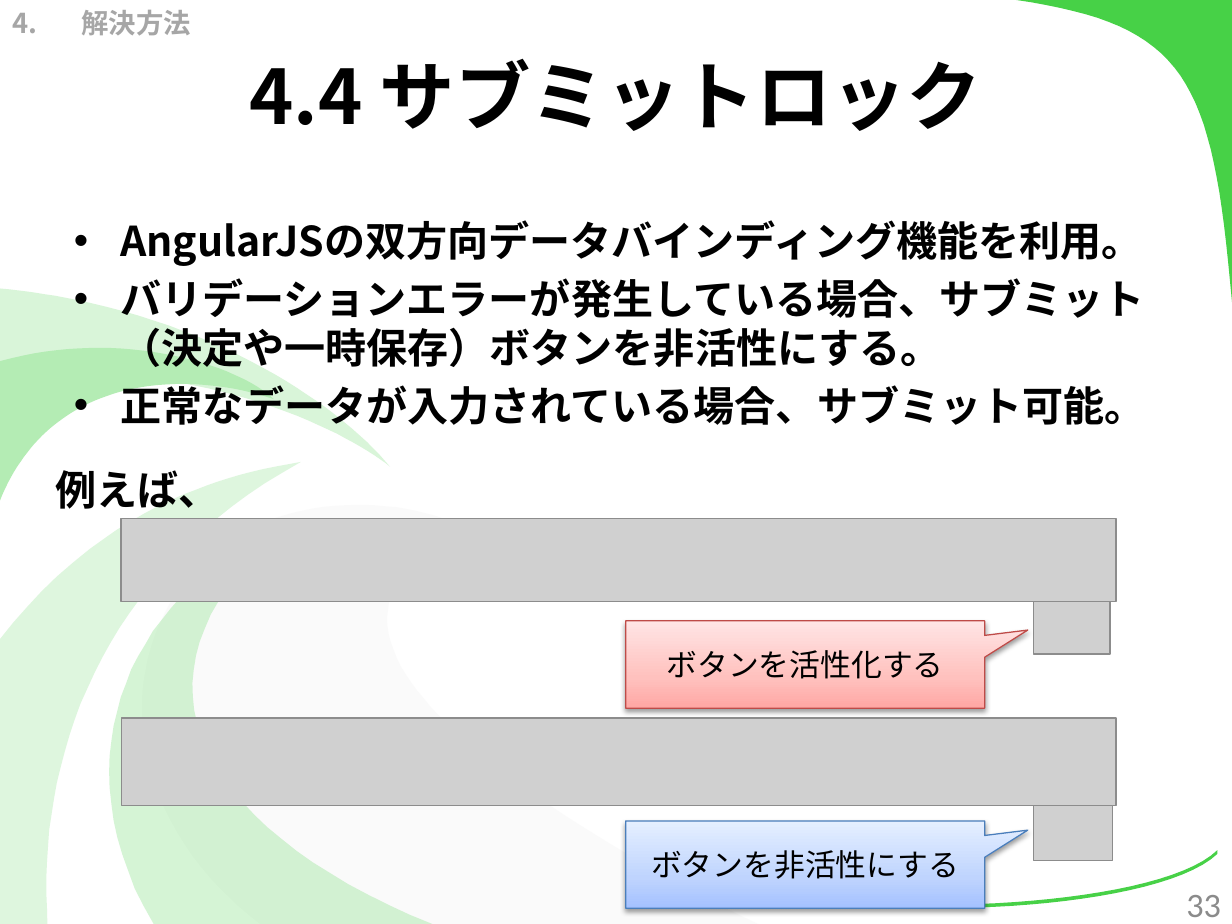
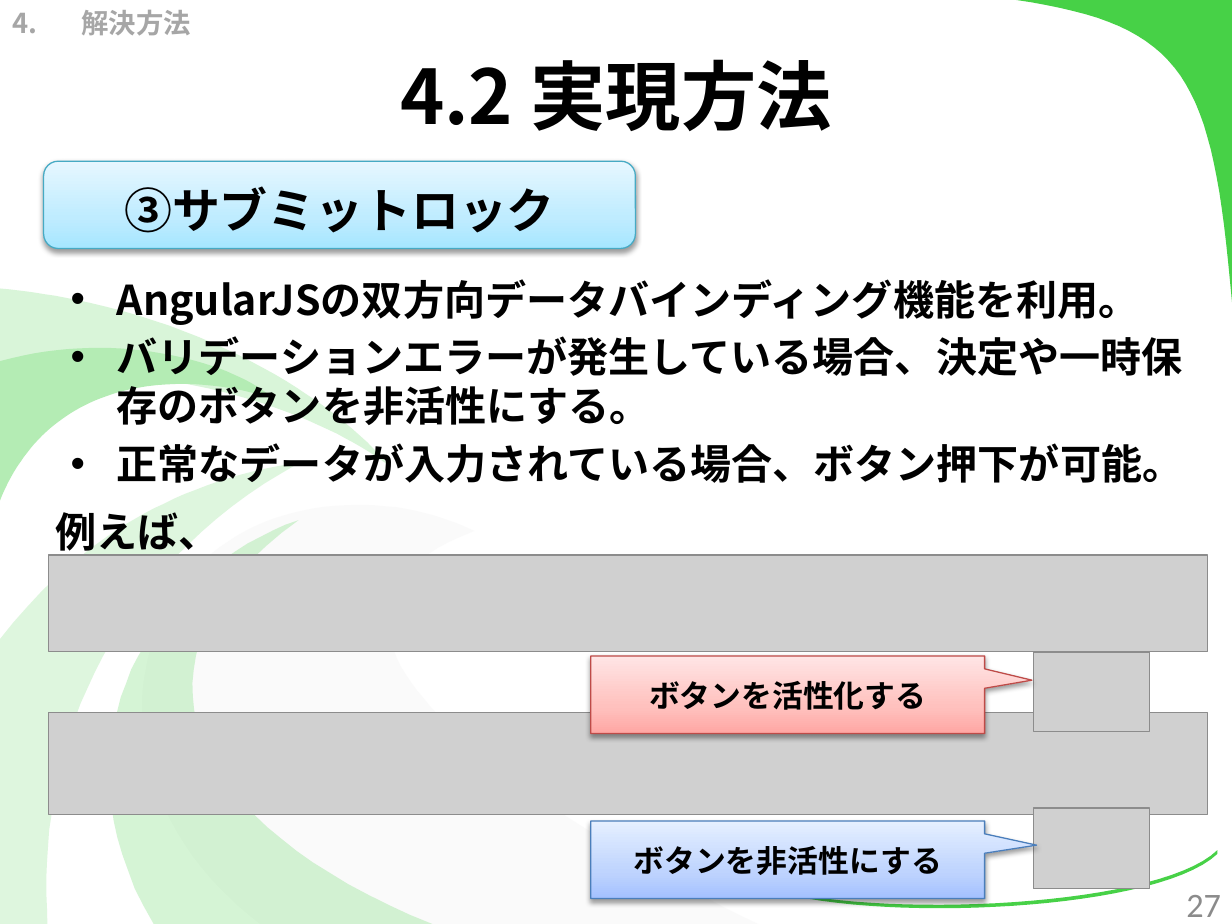
Before and after one commit to kotaro0717/Report-Management, a slide deck: slide 27 of PowerPoint/report_hokada.pptx (slide 33 before the commit). Drawn at 1232x924 pixels with LibreOffice and Linux fonts; fonts in the diff are those of the drawing; grey boxes stand for pictures. Boxes give left, top, right and bottom in pixels: in the first picture for what was removed or moved away, otherwise in the second. Text is boxed around its words. In the diff, an @@ line names an element or a change of style, - is before the commit and + after.

```diff
--- a/PowerPoint/report_hokada.pptx
+++ b/PowerPoint/report_hokada.pptx
@@ title at <box>400,59,832,131</box>: text changed @@
-4.4 サブミットロック
+4.2 実現方法
@@ rounded rectangle added at <box>43,161,634,249</box>, fill gradient #A7E6FF to #C1EDFF to #E7F8FF, outline #46AAC5 0.75 pt, 28 pt, text #000000, bold @@
+③サブミットロック
@@ text "AngularJSの双方向データバインディング機能を利用。": place and size @@
-text "AngularJSの双方向データバインディング機能を利用。" at <box>120,220,1145,425</box>
+text "AngularJSの双方向データバインディング機能を利用。" at <box>117,279,1184,483</box>
@@ text at <box>117,336,1184,483</box>: text changed @@
-• バリデーションエラーが発生している場合、サブミット（決定や一時保存）ボタンを非活性にする。
-• 正常なデータが入力されている場合、サブミット可能。
+• バリデーションエラーが発生している場合、決定や一時保存のボタンを非活性にする。
+• 正常なデータが入力されている場合、ボタン押下が可能。
@@ text "例えば、" rewrapped from <box>56,470,220,509</box> to <box>56,512,220,556</box> @@
@@ picture: place and size @@
-picture at <box>121,519,1116,601</box>
+picture at <box>48,556,1207,653</box>
@@ speech box "ボタンを活性化する" at <box>591,655,986,733</box>: bold on; proportions changed @@
@@ speech box "ボタンを活性化する": place and size @@
-speech box "ボタンを活性化する" at <box>626,621,984,708</box>
+speech box "ボタンを活性化する" at <box>591,655,986,733</box>
@@ picture: place and size @@
-picture at <box>1034,601,1110,654</box>
+picture at <box>1034,652,1149,732</box>
@@ picture: place and size @@
-picture at <box>121,718,1116,806</box>
+picture at <box>48,712,1207,814</box>
@@ picture: place and size @@
-picture at <box>1034,806,1114,861</box>
+picture at <box>1034,808,1149,890</box>
@@ speech box "ボタンを非活性にする": place and size @@
-speech box "ボタンを非活性にする" at <box>626,821,984,908</box>
+speech box "ボタンを非活性にする" at <box>591,821,986,898</box>
@@ speech box "ボタンを非活性にする" at <box>591,821,986,898</box>: bold on; proportions changed @@
@@ page number at <box>1186,895,1221,917</box>: text changed @@
-33
+27
```
Also in this commit, not shown: 41 other slides changed, 1 slide added, 3 slides removed, 2 other files.
